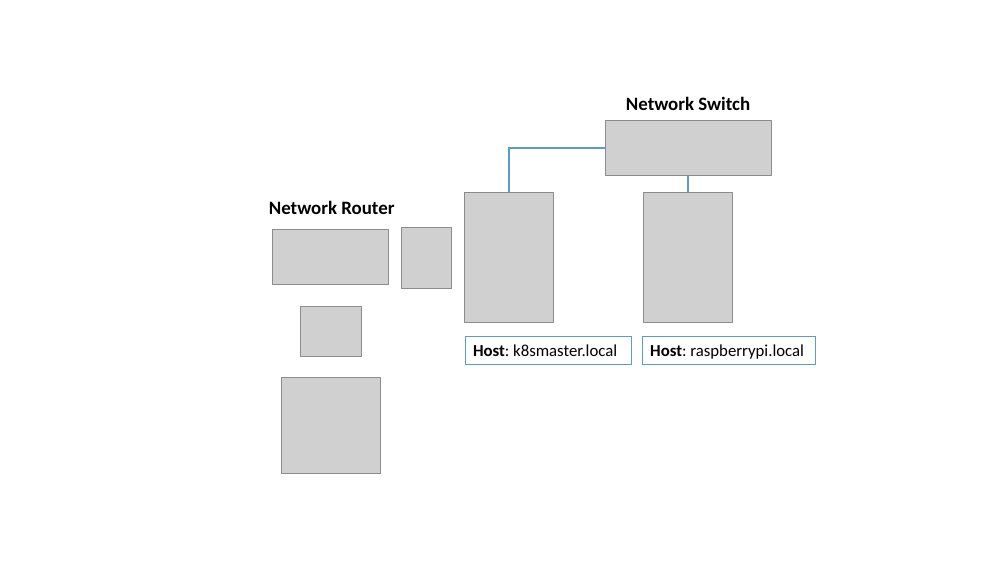
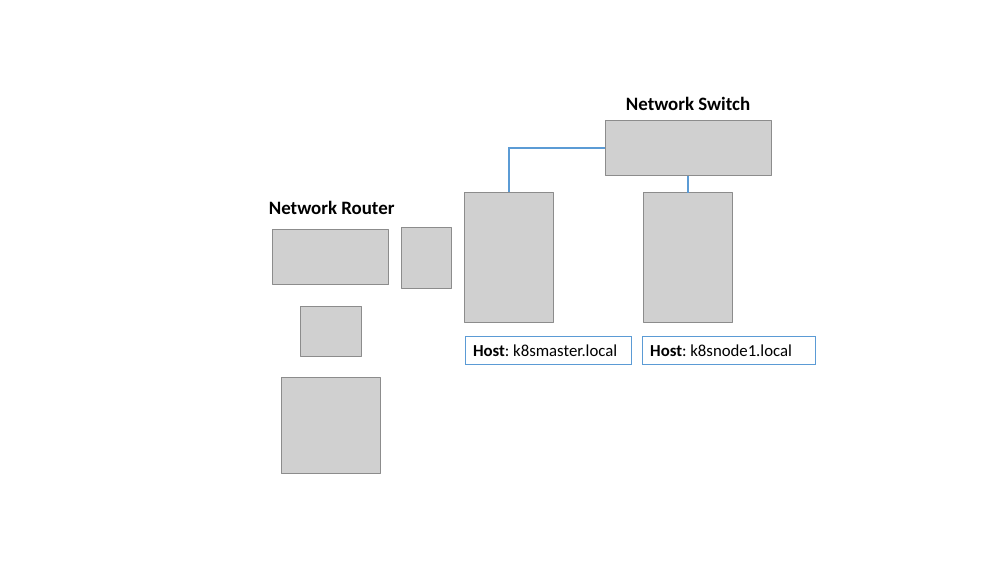
Before and after one commit to gloveboxes/Raspberry-Pi-Kubernetes-Cluster, a slide deck: slide 2 of Resources/network.pptx. Drawn at 1008x567 pixels with LibreOffice and Linux fonts; fonts in the diff are those of the drawing; grey boxes stand for pictures. Boxes give left, top, right and bottom in pixels: in the first picture for what was removed or moved away, otherwise in the second. Text is boxed around its words. In the diff, an @@ line names an element or a change of style, - is before the commit and + after.

```diff
--- a/Resources/network.pptx
+++ b/Resources/network.pptx
@@ text in rectangle at [650,344,792,356]: text changed @@
-Host: raspberrypi.local
+Host: k8snode1.local
```
Also in this commit, not shown: 1 other slide changed, 4 other files.
